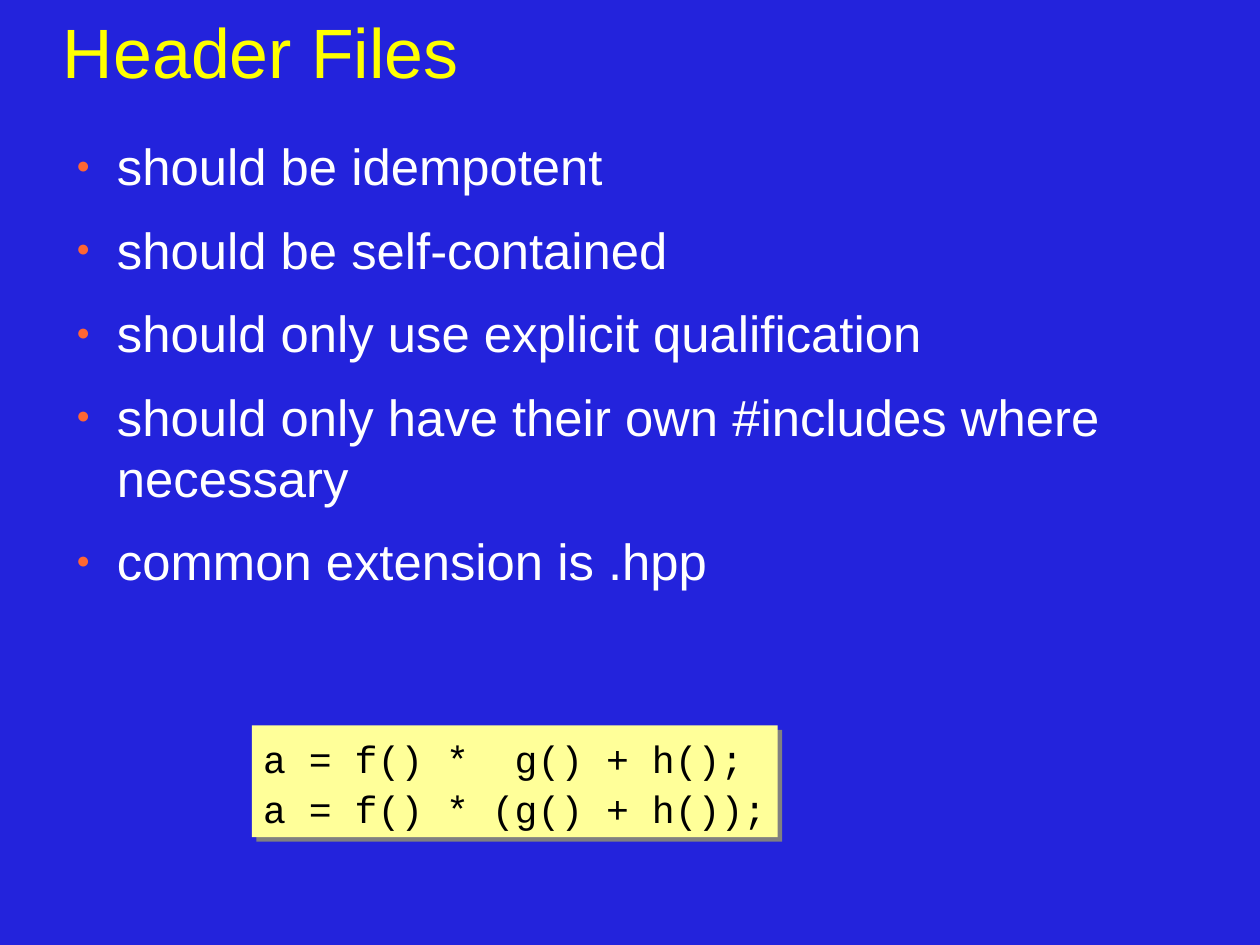
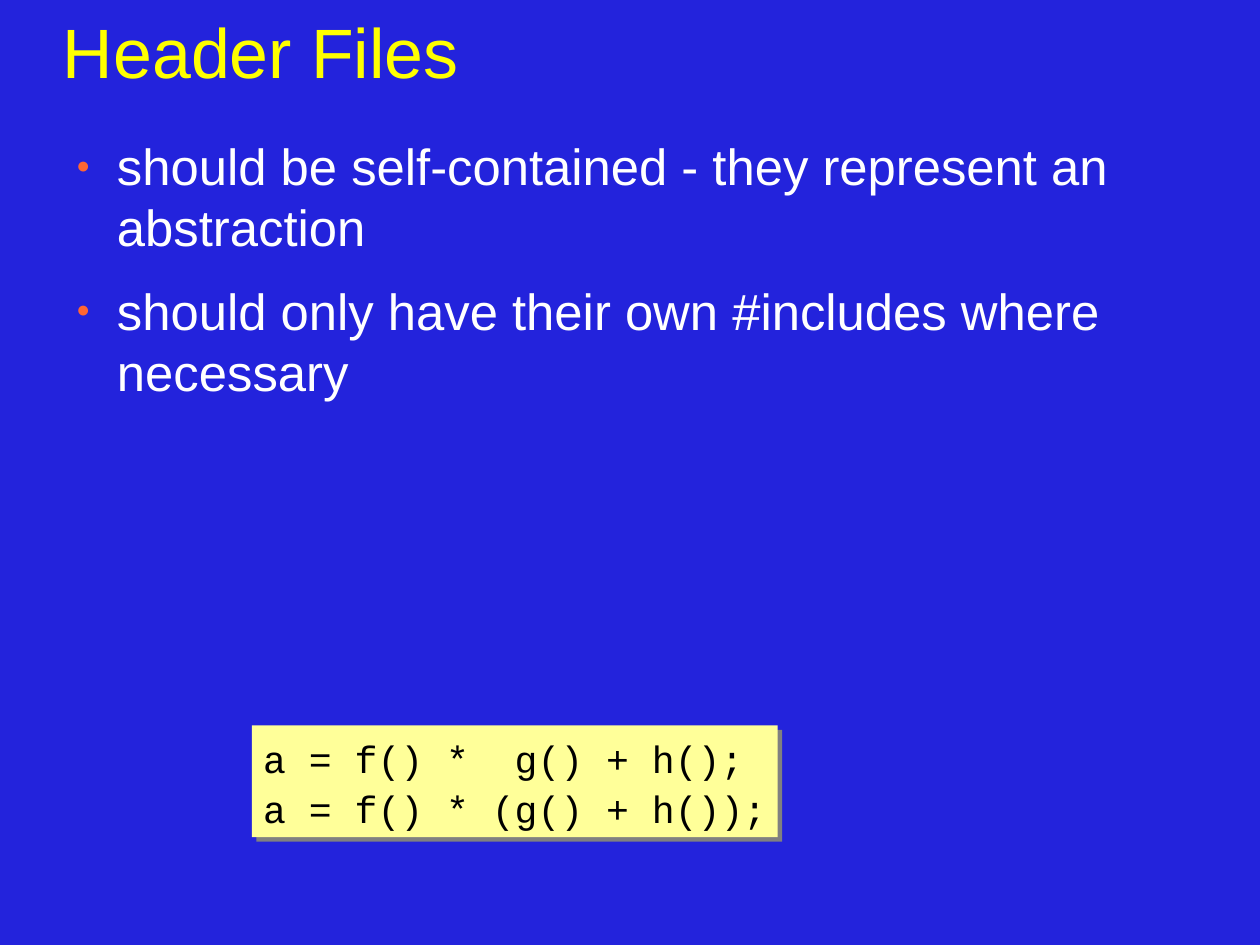
Before and after one commit to JonJagger/two-day-courses, a slide deck: slide 27 of cppf/06_Program_Organization_and_Dependency_Management.odp (slide 26 before the commit). Drawn at 1260x945 pixels with LibreOffice and Linux fonts; fonts in the diff are those of the drawing. Boxes give left, top, right and bottom in pixels: in the first picture for what was removed or moved away, otherwise in the second. Text is boxed around its words. In the diff, an @@ line names an element or a change of style, - is before the commit and + after.

```diff
--- a/cppf/06_Program_Organization_and_Dependency_Management.odp
+++ b/cppf/06_Program_Organization_and_Dependency_Management.odp
@@ text at <box>117,148,1107,247</box>: text changed @@
-● should be idempotent
-● should be self-contained
-● should only use explicit qualification
+● should be self-contained - they represent an abstraction
@@ text at <box>117,543,707,591</box>: paragraph removed @@
-● common extension is .hpp
```
Also in this commit, not shown: 16 other slides changed, 4 slides added, 3 slides removed.
